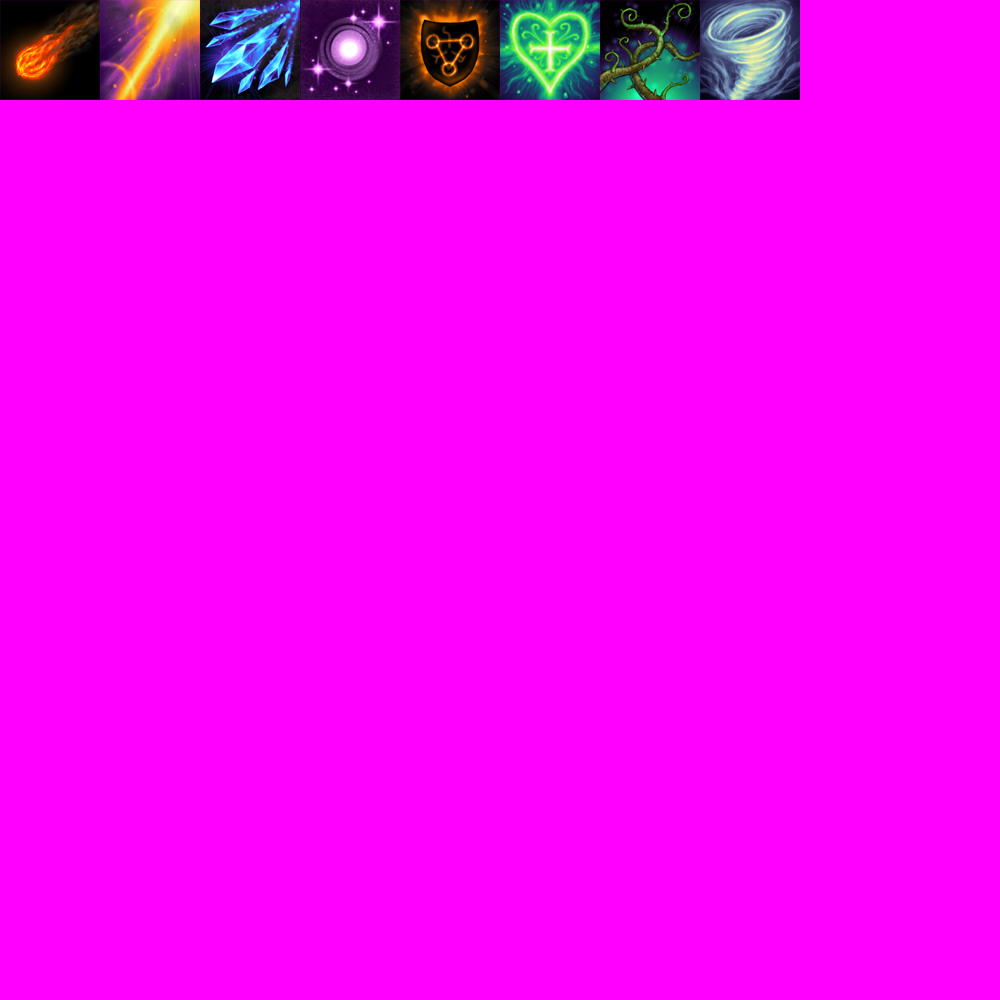
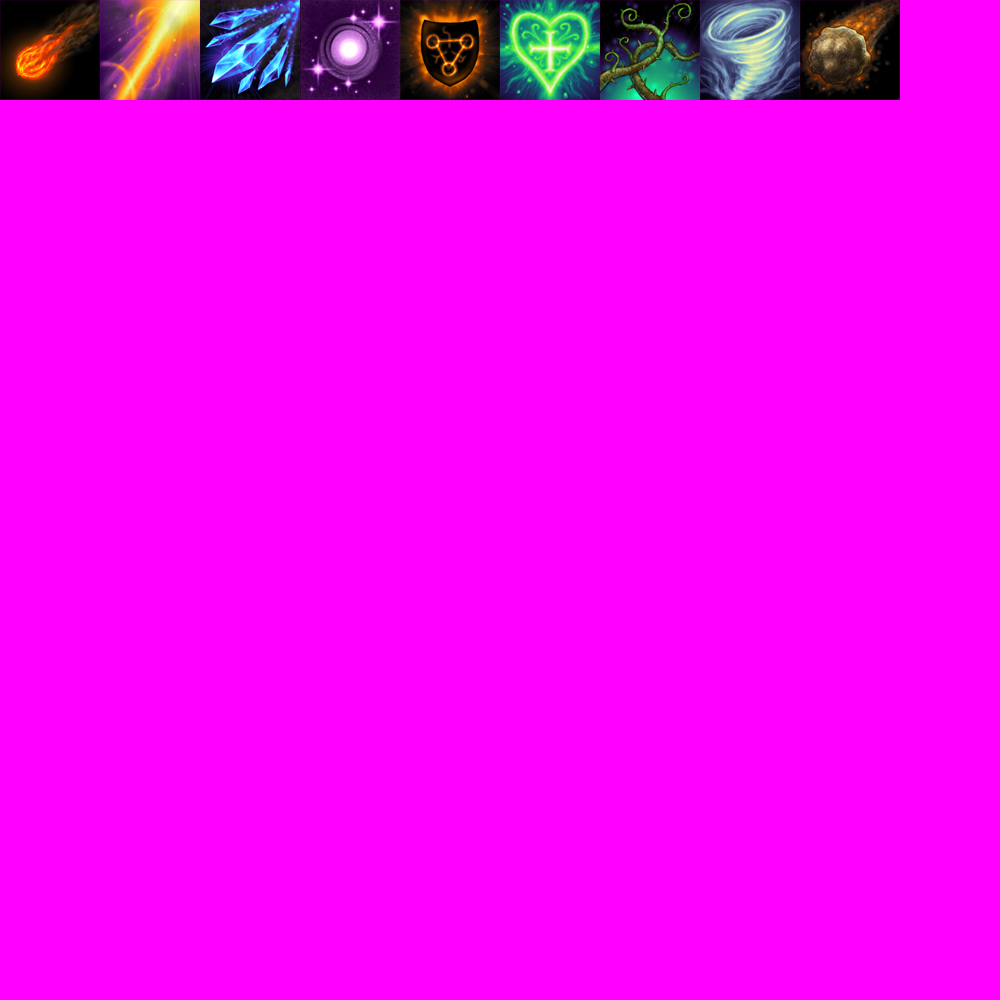
Layer changes from the first 1000×1000 image to the second:
added layer "Layer 1" above "tornado" over 800, 0, 900, 100
